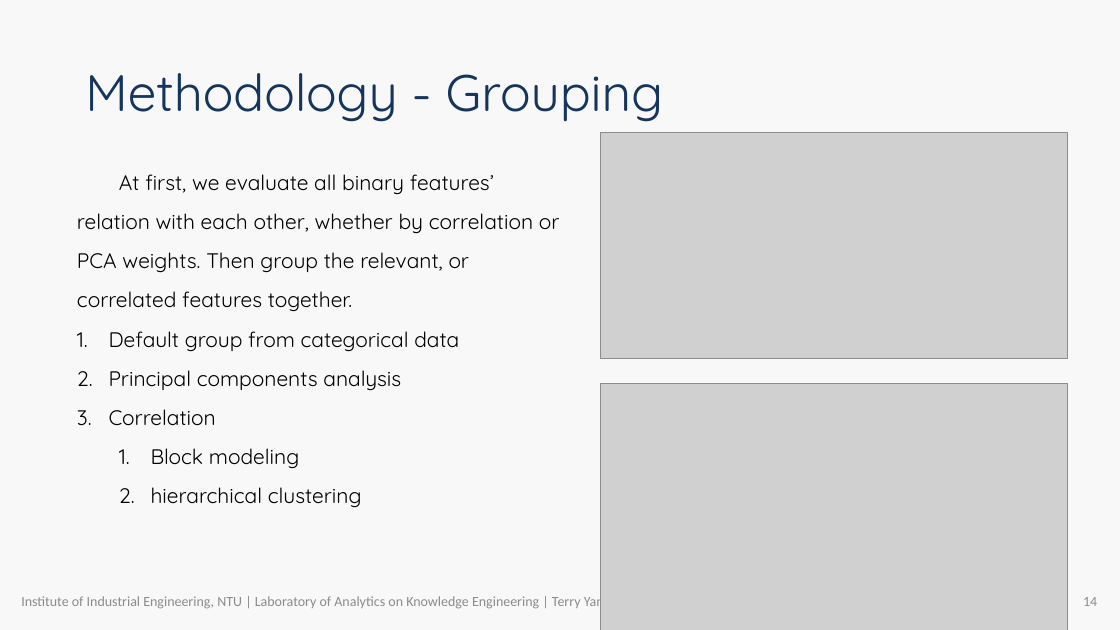
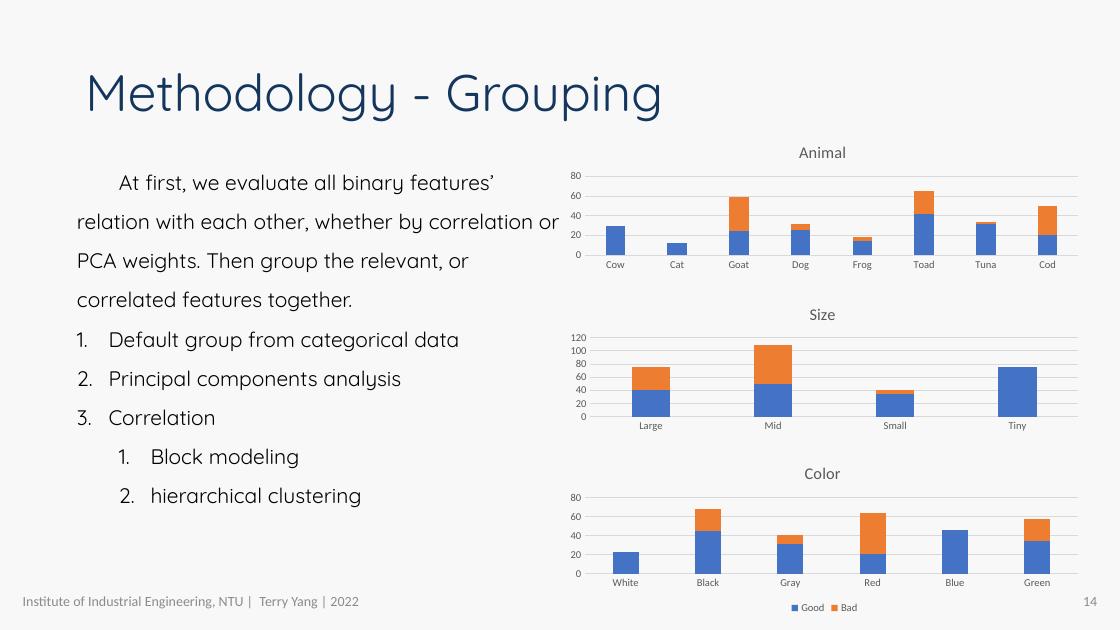
Before and after one commit to R64825/NTUIIE-Research, a slide deck: slide 14 of ppt/APIEMS TerryYang.pptx. Drawn at 1120x630 pixels with LibreOffice and Linux fonts; fonts in the diff are those of the drawing; grey boxes stand for pictures; background and template pictures are left out. Boxes give left, top, right and bottom in pixels: in the first picture for what was removed or moved away, otherwise in the second. Text is boxed around its words. In the diff, an @@ line names an element or a change of style, - is before the commit and + after.

```diff
--- a/ppt/APIEMS TerryYang.pptx
+++ b/ppt/APIEMS TerryYang.pptx
@@ column stacked chart added at (560, 131, 1090, 273) @@
+title "Animal  "
+categories: Cow, Cat, Goat, Dog, Frog, Toad, Tuna, Cod
+Series 1: 30, 12, 24, 26, 14, 42, 32, 20
+Series 2: 0, 0, 35, 6, 4, 23, 2, 30
@@ picture removed at (601, 133, 1067, 359) @@
@@ column stacked chart added at (560, 293, 1090, 435) @@
+title "Size  "
+categories: Large, Mid, Small, Tiny
+Series 1: 40, 49, 35, 76
+Series 2: 35, 60, 5, 0
@@ picture removed at (601, 384, 1067, 630) @@
@@ column stacked chart added at (560, 452, 1090, 618) @@
+title "Color  "
+categories: White, Black, Gray, Red, Blue, Green
+Good: 23, 45, 31, 21, 46, 34
+Bad: 0, 23, 10, 43, 0, 24
@@ text at (23, 596, 358, 609): text changed @@
-Institute of Industrial Engineering, NTU | Laboratory of Analytics on Knowledge Engineering | Terry Yang | 2022
+Institute of Industrial Engineering, NTU | Terry Yang | 2022
```
Also in this commit, not shown: 21 other slides changed, 4 slides added, 4 slides removed, 2 other files.
